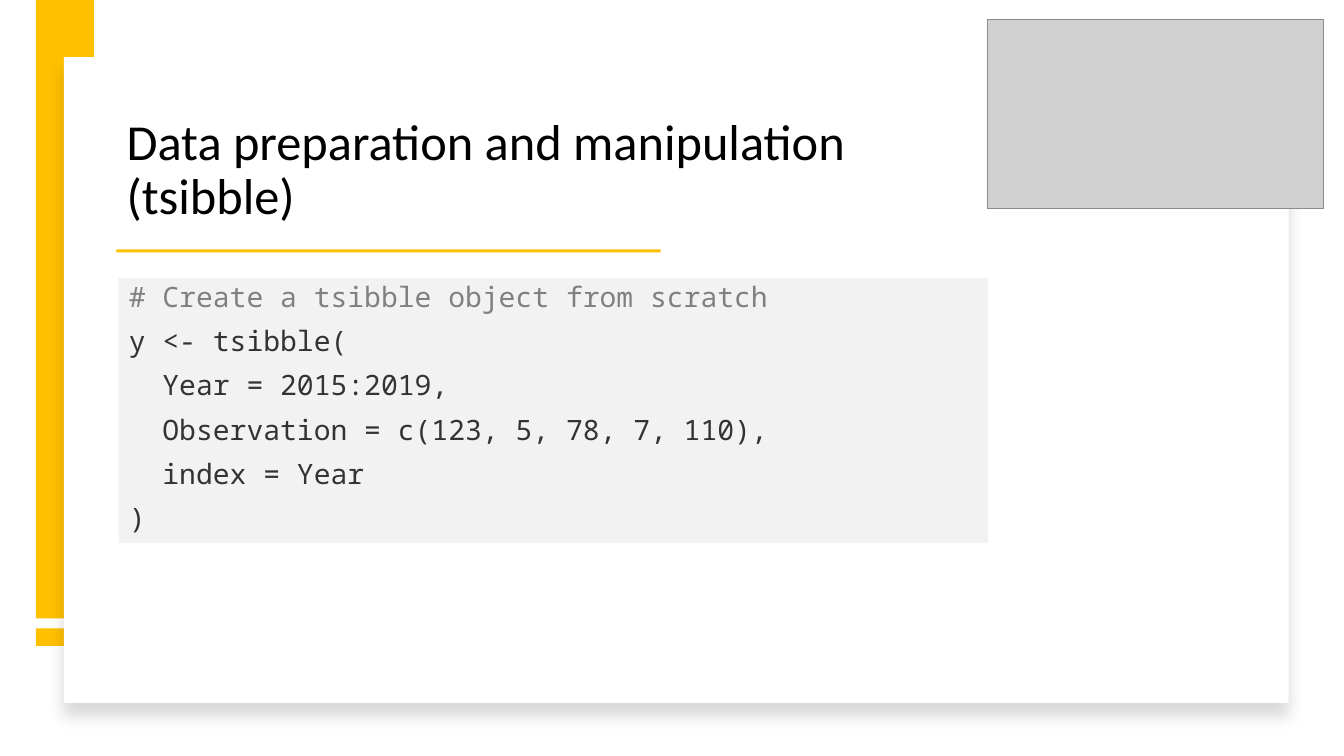
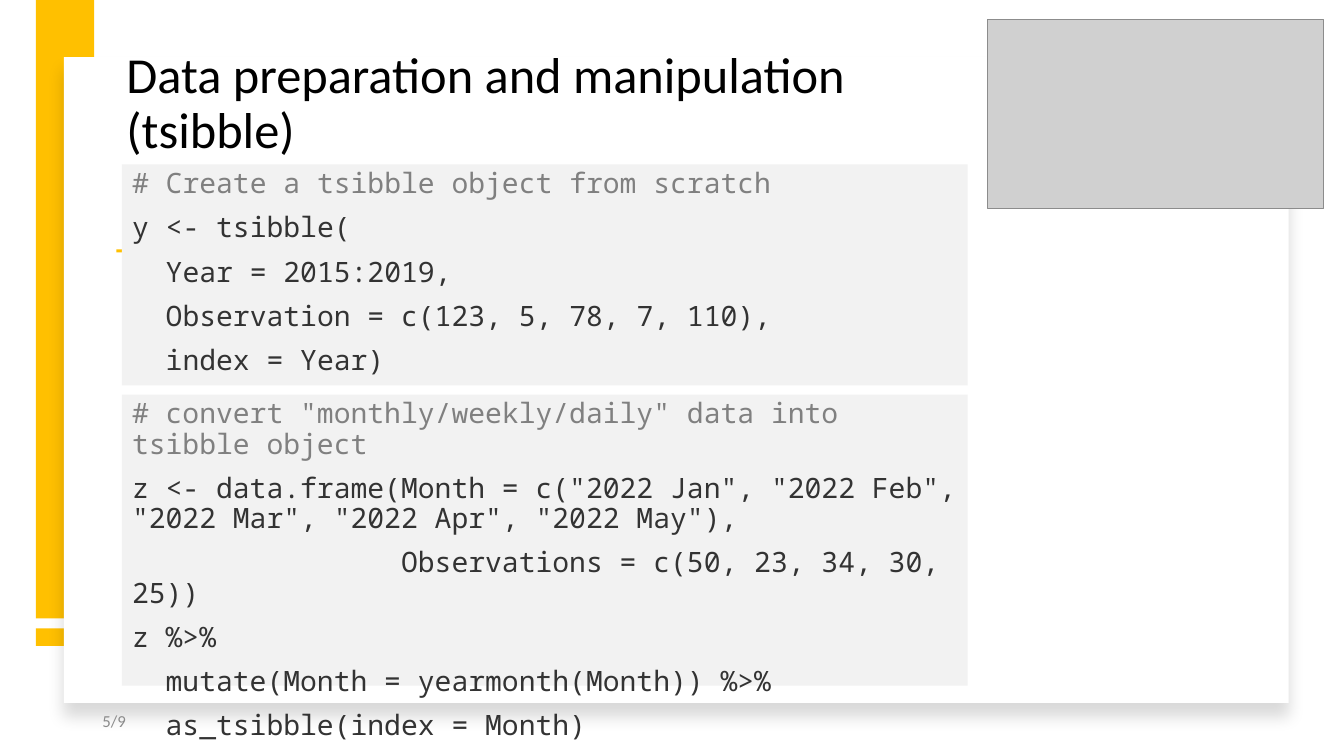
Before and after one commit to intro-to-data-science-22-workshop/-14-temporal-data-with-tsibble-and-fable-Samson-Krafft, a slide deck: slide 5 of tsibble and fable.pptx. Drawn at 1344x756 pixels with LibreOffice and Linux fonts; fonts in the diff are those of the drawing; grey boxes stand for pictures; background and template pictures are left out. Boxes give left, top, right and bottom in pixels: in the first picture for what was removed or moved away, otherwise in the second. Text is boxed around its words. In the diff, an @@ line names an element or a change of style, - is before the commit and + after.

Commit message:
update

```diff
--- a/tsibble and fable.pptx
+++ b/tsibble and fable.pptx
@@ title "Data preparation and manipulation (tsibble)": place and size @@
-title "Data preparation and manipulation (tsibble)" at [127, 125, 845, 221]
+title "Data preparation and manipulation (tsibble)" at [126, 58, 845, 155]
@@ text "# Create a tsibble object ...": place and size @@
-text "# Create a tsibble object ..." at [119, 278, 988, 543]
+text "# Create a tsibble object ..." at [122, 164, 968, 386]
@@ text at [166, 348, 384, 375]: text changed @@
-index = Year
-)
+index = Year)
@@ rectangle added at [122, 394, 968, 686], fill #F2F2F2, 20 pt, text #333333 @@
+# convert "monthly/weekly/daily" data into tsibble object
+z <- data.frame(Month = c("2022 Jan", "2022 Feb", "2022 Mar", "2022 Apr", "2022 May"),
+Observations = c(50, 23, 34, 30, 25))
+z %>%
+mutate(Month = yearmonth(Month)) %>%
+as_tsibble(index = Month)
@@ page number added at [102, 715, 125, 728], 12 pt, text #8C8C8C @@
+5/9
```
Also in this commit, not shown: 8 other slides changed, 1 slide removed.
